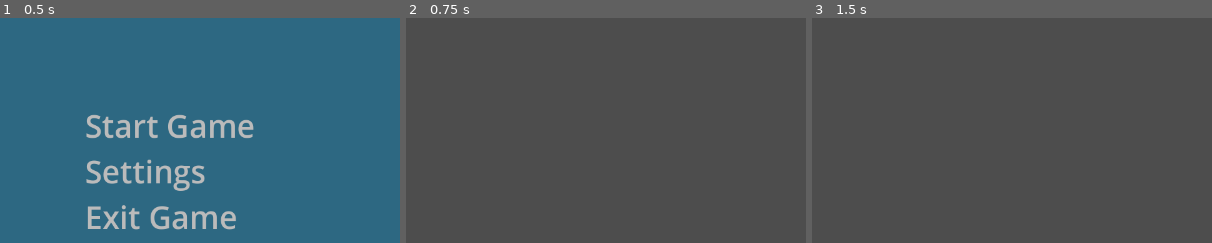
Above: before the commit, frames 1-3 (left to right).
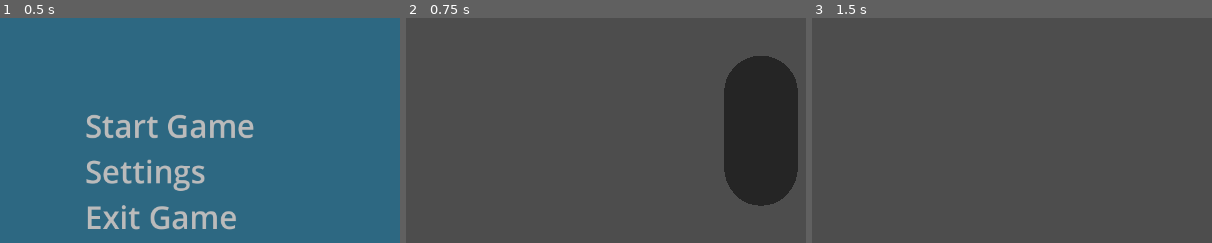
Above: after the commit, the same moments.

Repository: MichaelOdermatt/BasicGameTemplate
Game: Godot game, scene res://Assets/Scenes/TitleScreen.tscn
Same seed, same stepped clock (60 frames per second), same inputs: the game is played once before the commit and once after it. The engine's default icon, where the game draws it, is replaced by a stand-in: a white triangle on a blue panel in a dark square.
Inputs (mouse positions are % of the whole screen's width and height, from its top left):
- Up to frame 1 (0.5 s): no input
- Up to frame 2 (0.75 s): click "Start Game" at 0.5 s
- Up to frame 3 (1.5 s): tap Enter (ui_accept) at 1.25 s; move the mouse to (55, 50) at 1.27 s; hold W (movement_forward) from 1.28 s (still down); click (55, 50) at 1.42 s
The pictures show only the part of the screen within x 6-56%, y 38-88%; the shares and areas given below are measured in that part.

Frame 1 is identical in both runs. In frame 2, 11% of the frame differs, in the area x 79-98%, y 16-84%; in frame 3, nothing differs.

Commit message:
Fixes
- Modified sensitivity values.
- Update player Node to Node3D

Diff:
--- a/Assets/Scenes/Level1.tscn
+++ b/Assets/Scenes/Level1.tscn
@@ -1,9 +1,13 @@
-[gd_scene load_steps=4 format=3 uid="uid://bqt4p0p1afhyl"]
+[gd_scene load_steps=6 format=3 uid="uid://bqt4p0p1afhyl"]
 
 [ext_resource type="PackedScene" uid="uid://x0bvv5xlt1xx" path="res://Assets/Scenes/Player.tscn" id="1_xrqkf"]
 [ext_resource type="PackedScene" uid="uid://bn6exbnsy5wmc" path="res://Assets/Scenes/Menus/PauseMenu/PauseMenu.tscn" id="2_n08e7"]
 
 [sub_resource type="Environment" id="Environment_ff720"]
+
+[sub_resource type="CapsuleMesh" id="CapsuleMesh_fx1h6"]
+
+[sub_resource type="WorldBoundaryShape3D" id="WorldBoundaryShape3D_poj8p"]
 
 [node name="Level1" type="Node3D"]
 
@@ -13,3 +17,13 @@
 [node name="Player" parent="." instance=ExtResource("1_xrqkf")]
 
 [node name="PauseMenu" parent="." instance=ExtResource("2_n08e7")]
+
+[node name="MeshInstance3D" type="MeshInstance3D" parent="."]
+transform = Transform3D(1, 0, 0, 0, 1, 0, 0, 0, 1, 0, 1, -4)
+mesh = SubResource("CapsuleMesh_fx1h6")
+
+[node name="StaticBody3D" type="StaticBody3D" parent="."]
+collision_mask = 0
+
+[node name="CollisionShape3D" type="CollisionShape3D" parent="StaticBody3D"]
+shape = SubResource("WorldBoundaryShape3D_poj8p")
--- a/Assets/Scenes/Menus/SettingsMenu.tscn
+++ b/Assets/Scenes/Menus/SettingsMenu.tscn
@@ -198,10 +198,10 @@
 size_flags_horizontal = 3
 size_flags_vertical = 1
 theme = ExtResource("1_782ts")
-min_value = 0.005
-max_value = 0.04
+min_value = 0.004
+max_value = 0.03
 step = 0.001
-value = 0.02
+value = 0.013
 scrollable = false
 
 [node name="AudioSettings" type="MarginContainer" parent="VBoxContainer/Settings/MarginContainer/VBoxContainer"]
--- a/Assets/Scenes/Player.tscn
+++ b/Assets/Scenes/Player.tscn
@@ -5,11 +5,11 @@
 
 [sub_resource type="CapsuleShape3D" id="CapsuleShape3D_marhc"]
 
-[node name="Player" type="Node"]
+[node name="Player" type="Node3D"]
 script = ExtResource("1_k2u02")
 
 [node name="CharacterBody3D" type="CharacterBody3D" parent="."]
-collision_mask = 2
+collision_layer = 2
 script = ExtResource("1_3dxe5")
 
 [node name="CollisionShape3D" type="CollisionShape3D" parent="CharacterBody3D"]
--- a/Assets/Scripts/AutoLoaded/Globals.gd
+++ b/Assets/Scripts/AutoLoaded/Globals.gd
@@ -7,7 +7,7 @@
 	WINDOW_MODES['Windowed'],
 	ANTI_ALIASING_OPTIONS['Disabled'],
 	1,
-	0.02,
+	0.013,
 	75,
 	1,
 );
--- a/Assets/Scripts/Player/Player.gd
+++ b/Assets/Scripts/Player/Player.gd
@@ -1,4 +1,4 @@
-extends Node;
+extends Node3D;
 
 @onready var _basic_movement: CharacterBody3D = $CharacterBody3D;
 @onready var _camera: Camera3D = $CharacterBody3D/Neck/Camera3D;
--- a/project.godot
+++ b/project.godot
@@ -51,4 +51,5 @@
 
 [layer_names]
 
-3d_physics/layer_1="Player"
+3d_physics/layer_1="World"
+3d_physics/layer_2="Player"
